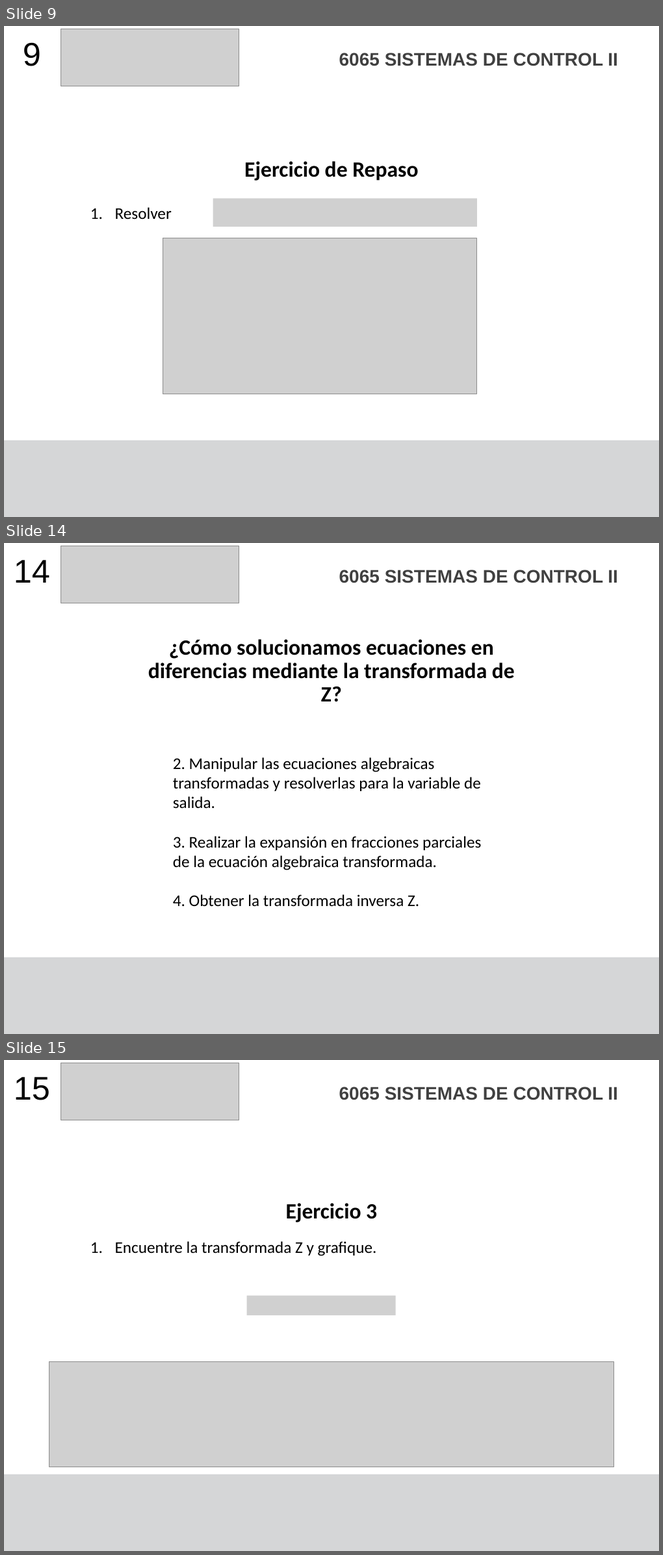
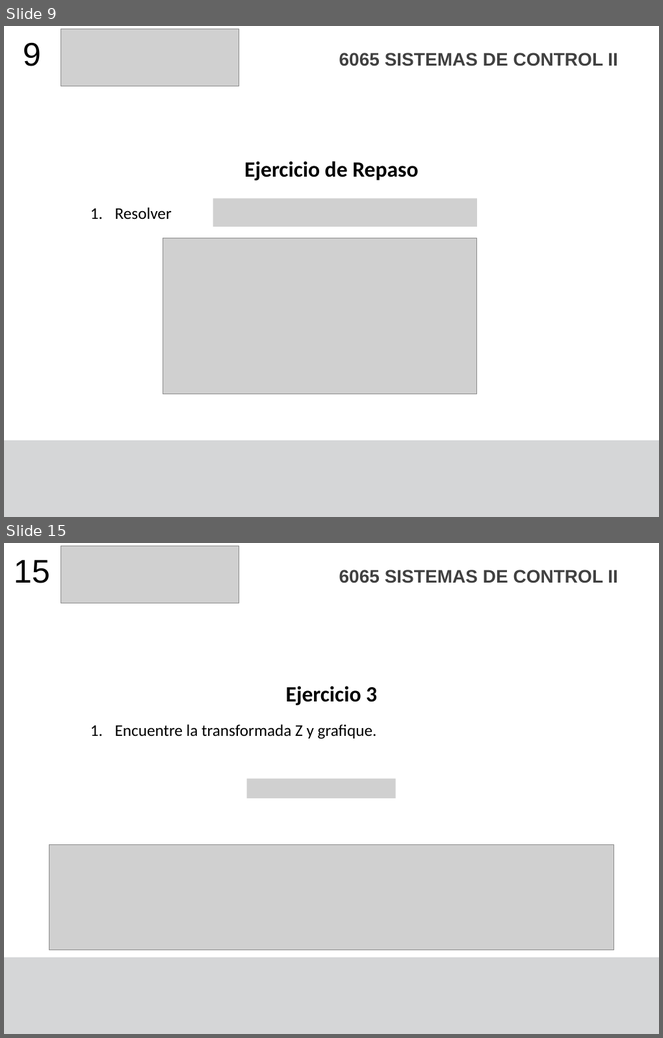
Before and after one commit to F4bian1012/Sistemas-de-Control-II---Ingenier-a-Mecatr-nica, a slide deck: Sesión_3/Representacion Sistemas Transformada Z.pptx. Shown one above the other, each under a label of ours: slides 9, 14 and 15 before the commit, slides 9 and 15 after it; the slides between them are not shown. The pictures are 663x1555 and 663x1038 pixels, drawn with LibreOffice and Linux fonts; fonts in the diff are those of the drawing; grey boxes stand for pictures. Boxes give left, top, right and bottom in pixels: in the first picture for what was removed or moved away, otherwise in the second. Text is boxed around its words. In the diff, an @@ line names an element or a change of style, - is before the commit and + after.

```diff
--- a/Sesión_3/Representacion Sistemas Transformada Z.pptx
+++ b/Sesión_3/Representacion Sistemas Transformada Z.pptx
@@ slide 14 removed at [4,543,659,1034], background #FFFFFF; not listed: 1 template element that a slide beside it also shows @@
@@ text removed at [14,560,50,583] @@
-14
@@ picture removed at [61,546,239,603] @@
@@ text removed at [339,570,618,583] @@
-6065 SISTEMAS DE CONTROL II
@@ title removed at [148,639,515,702] @@
-¿Cómo solucionamos ecuaciones en diferencias mediante la transformada de Z?
@@ text removed at [173,757,481,907] @@
-2. Manipular las ecuaciones algebraicas transformadas y resolverlas para la variable de salida.
-3. Realizar la expansión en fracciones parciales de la ecuación algebraica transformada.
-4. Obtener la transformada inversa Z.
```
Also in this commit, not shown: 8 slides changed, 1 slide added, 3 other files.
